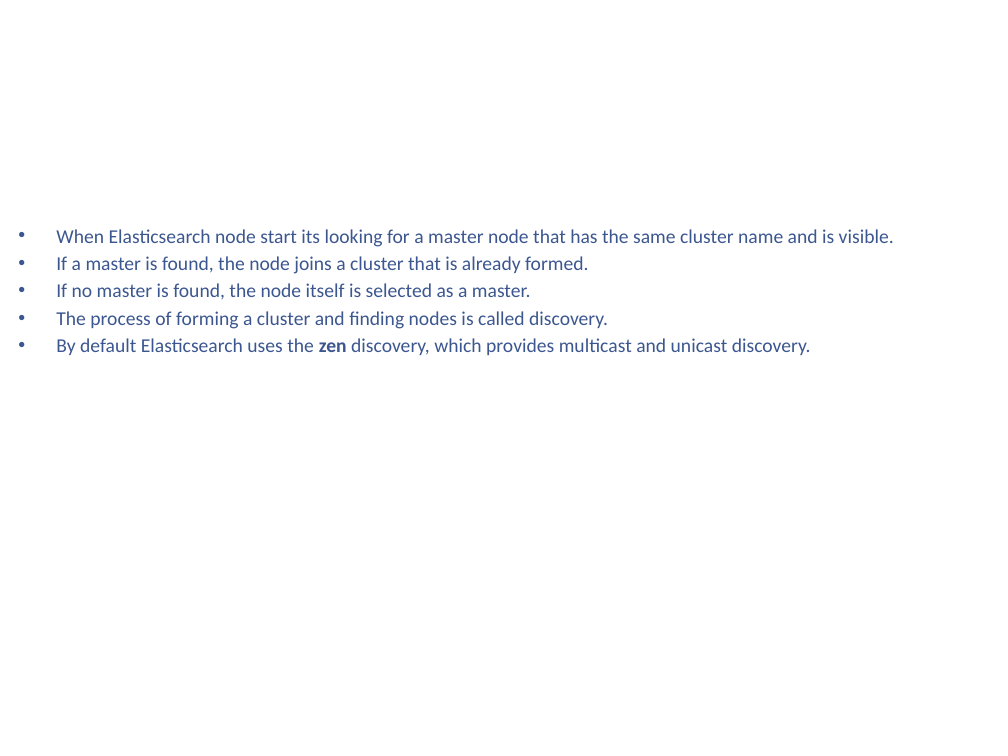
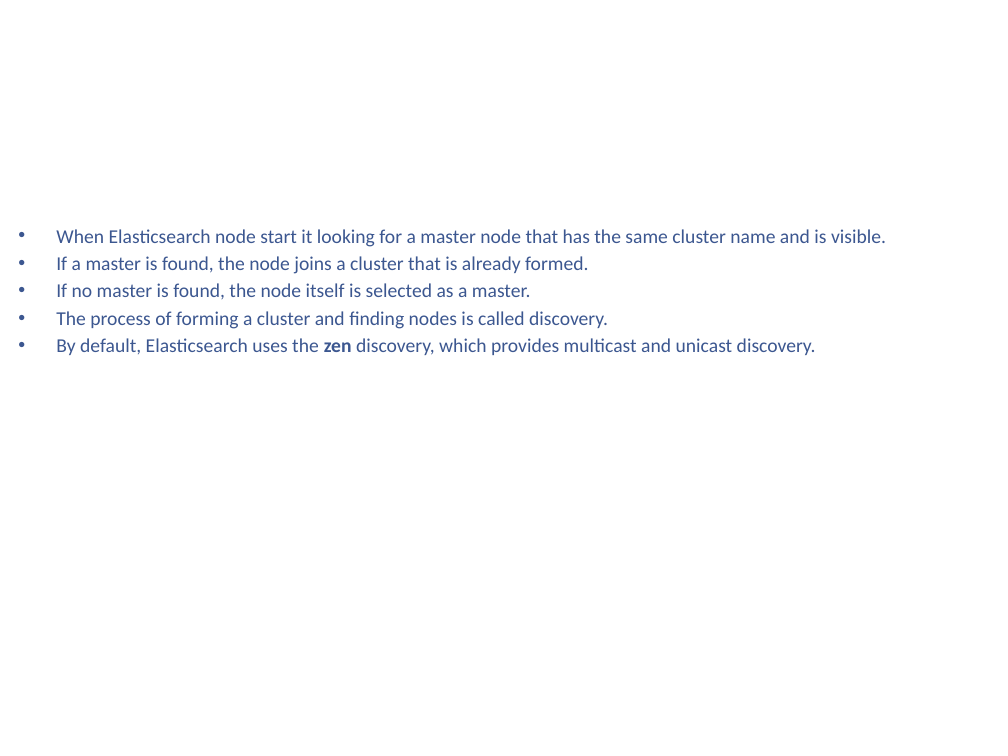
Before and after one commit to kenshincommon/ppts, a slide deck: slide 37 of Presentations/ElasticSearch/ElasticSearch.pptx (slide 27 before the commit). Drawn at 1008x756 pixels with LibreOffice and Linux fonts; fonts in the diff are those of the drawing; background and template pictures are left out. Boxes give left, top, right and bottom in pixels: in the first picture for what was removed or moved away, otherwise in the second. Text is boxed around its words. In the diff, an @@ line names an element or a change of style, - is before the commit and + after.

```diff
--- a/Presentations/ElasticSearch/ElasticSearch.pptx
+++ b/Presentations/ElasticSearch/ElasticSearch.pptx
@@ text at bbox=[56, 229, 886, 247]: text changed @@
-• When Elasticsearch node start its looking for a master node that has the same cluster name and is visible.
+• When Elasticsearch node start it looking for a master node that has the same cluster name and is visible.
@@ text at bbox=[56, 338, 816, 355]: text changed @@
-• By default Elasticsearch uses the zen discovery, which provides multicast and unicast discovery.
+• By default, Elasticsearch uses the zen discovery, which provides multicast and unicast discovery.
```
Also in this commit, not shown: 12 other slides changed, 10 slides added, 11 other files.
